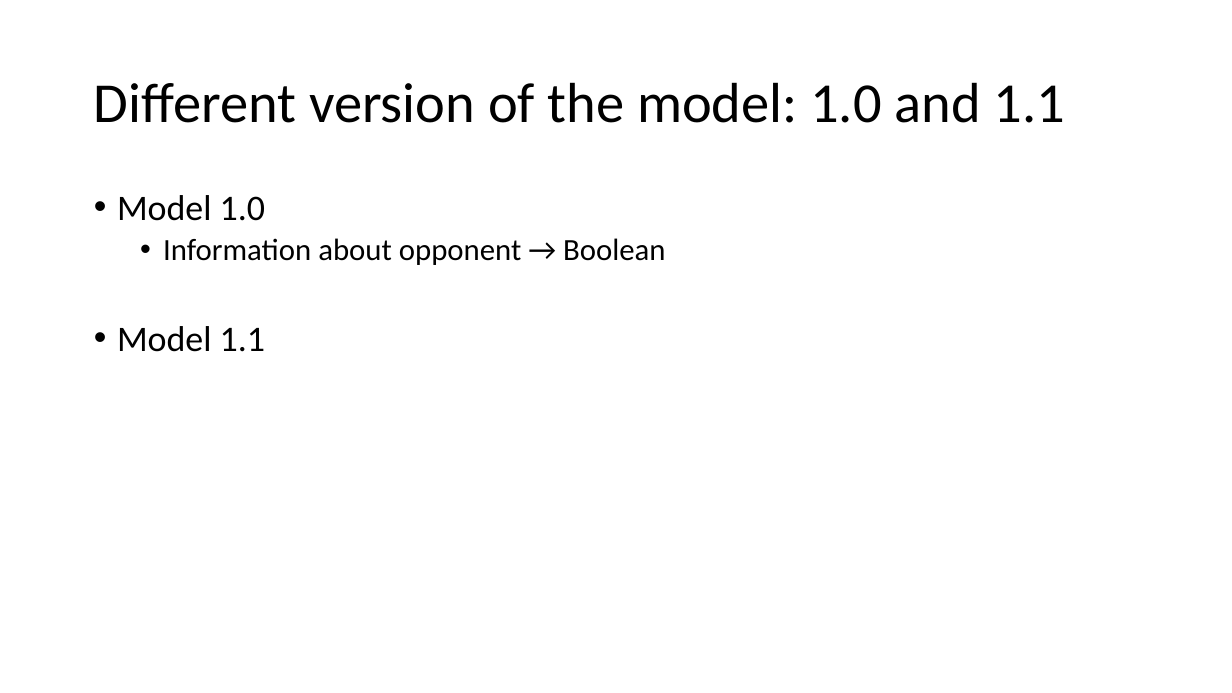
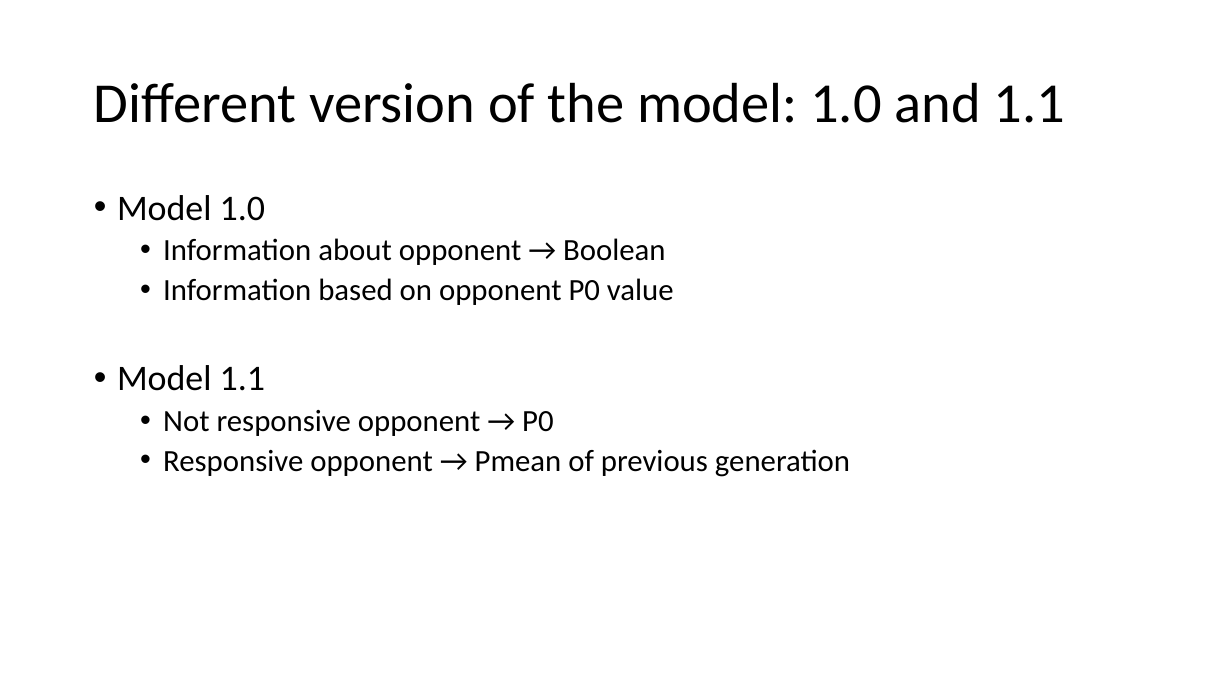
Before and after one commit to J-Damhuis/Cooperation, a slide deck: slide 9 of Presentations/Presentation_17-12-2018.pptx. Drawn at 1232x693 pixels with LibreOffice and Linux fonts; fonts in the diff are those of the drawing. Boxes give left, top, right and bottom in pixels: in the first picture for what was removed or moved away, otherwise in the second. Text is boxed around its words. In the diff, an @@ line names an element or a change of style, - is before the commit and + after.

```diff
--- a/Presentations/Presentation_17-12-2018.pptx
+++ b/Presentations/Presentation_17-12-2018.pptx
@@ text at (163,278,674,305): paragraph added @@
+  • Information based on opponent P0 value
@@ text at (163,410,850,477): paragraphs added @@
+  • Not responsive opponent → P0
+  • Responsive opponent → Pmean of previous generation
```
Also in this commit, not shown: 5 other slides changed, 1 slide added.
